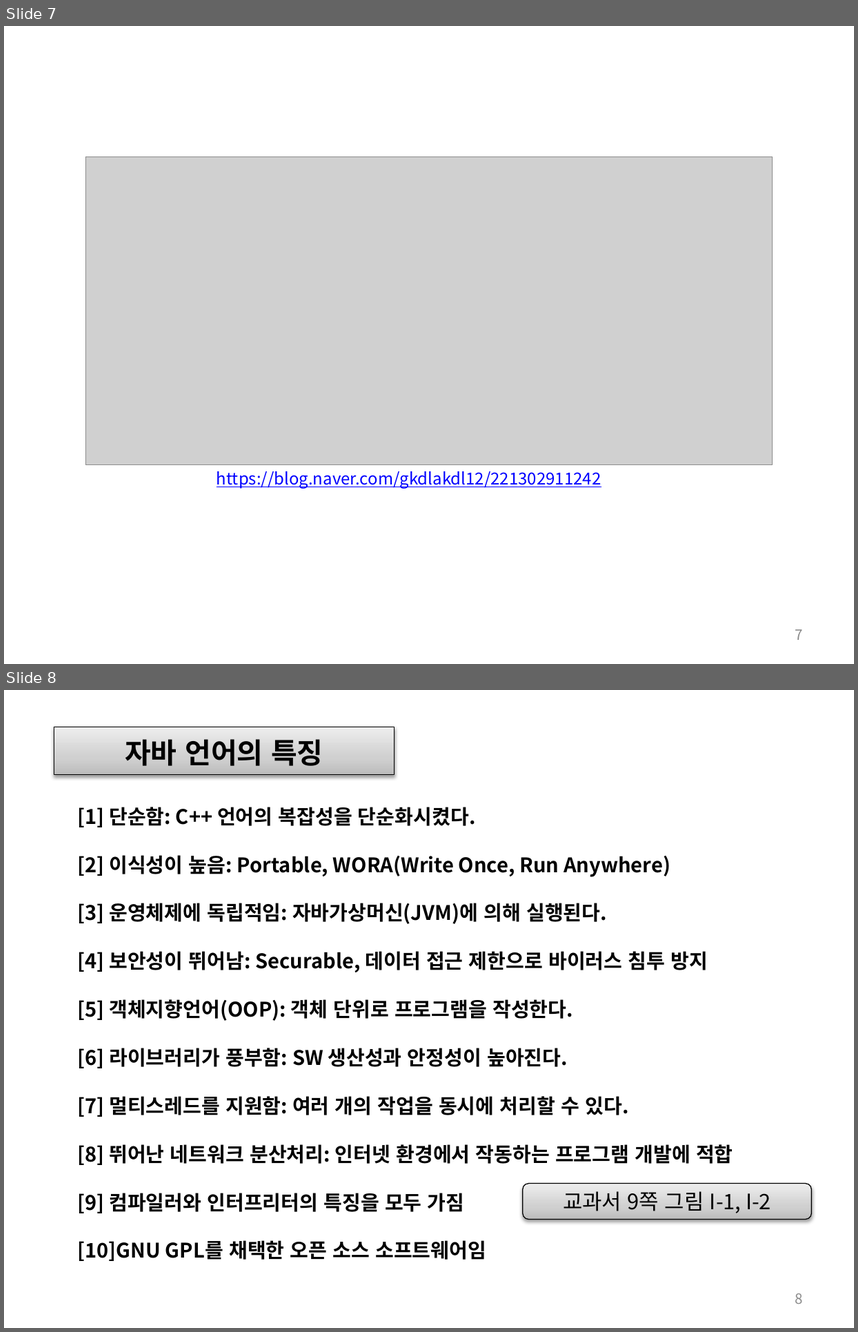
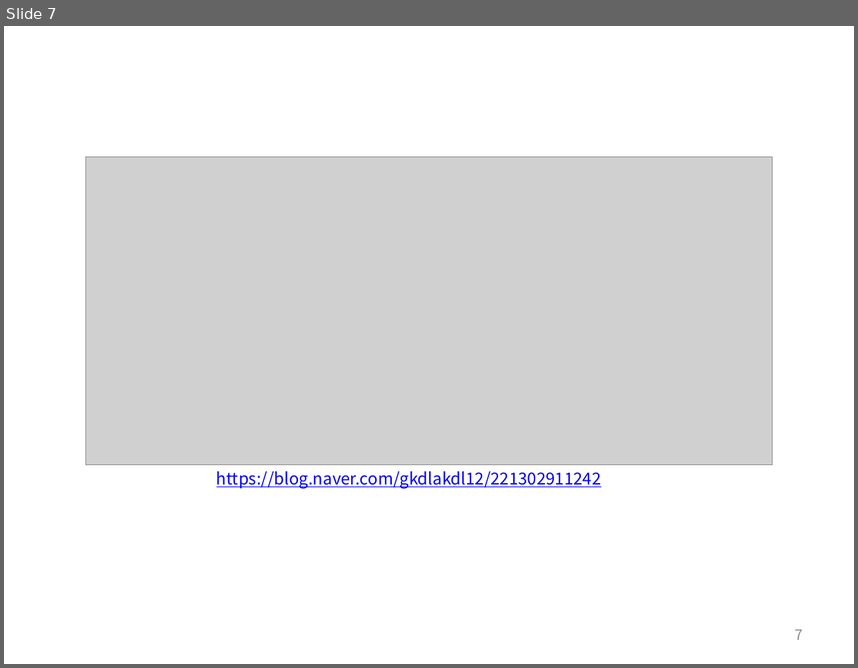
Before and after one commit to histime7/2018JavaClassroom, a slide deck: 수업자료/05_자바 프로그램의 기본 구조.pptx. Shown one above the other, each under a label of ours: slides 7 and 8 before the commit, slide 7 after it. The pictures are 858x1332 and 858x668 pixels, drawn with LibreOffice and Linux fonts; fonts in the diff are those of the drawing; grey boxes stand for pictures. Boxes give left, top, right and bottom in pixels: in the first picture for what was removed or moved away, otherwise in the second. Text is boxed around its words. In the diff, an @@ line names an element or a change of style, - is before the commit and + after.

```diff
--- a/수업자료/05_자바 프로그램의 기본 구조.pptx
+++ b/수업자료/05_자바 프로그램의 기본 구조.pptx
@@ slide 8 removed at (4,690,854,1328), background #FFFFFF @@
@@ rectangle removed at (54,727,394,775) @@
-자바 언어의 특징
@@ text removed at (77,807,733,1261) @@
-[1] 단순함: C++ 언어의 복잡성을 단순화시켰다.
-[2] 이식성이 높음: Portable, WORA(Write Once, Run Anywhere)
-[3] 운영체제에 독립적임: 자바가상머신(JVM)에 의해 실행된다.
-[4] 보안성이 뛰어남: Securable, 데이터 접근 제한으로 바이러스 침투 방지
-[5] 객체지향언어(OOP): 객체 단위로 프로그램을 작성한다.
-[6] 라이브러리가 풍부함: SW 생산성과 안정성이 높아진다.
-[7] 멀티스레드를 지원함: 여러 개의 작업을 동시에 처리할 수 있다.
-[8] 뛰어난 네트워크 분산처리: 인터넷 환경에서 작동하는 프로그램 개발에 적합
-[9] 컴파일러와 인터프리터의 특징을 모두 가짐
-[10]GNU GPL를 채택한 오픈 소스 소프트웨어임
@@ rounded rectangle removed at (523,1183,811,1219) @@
-교과서 9쪽 그림 I-1, I-2
@@ page number removed at (795,1293,803,1303) @@
-8
```
Also in this commit, not shown: 1 slide changed, 2 slides added, 3 other slides removed, 12 other files.
